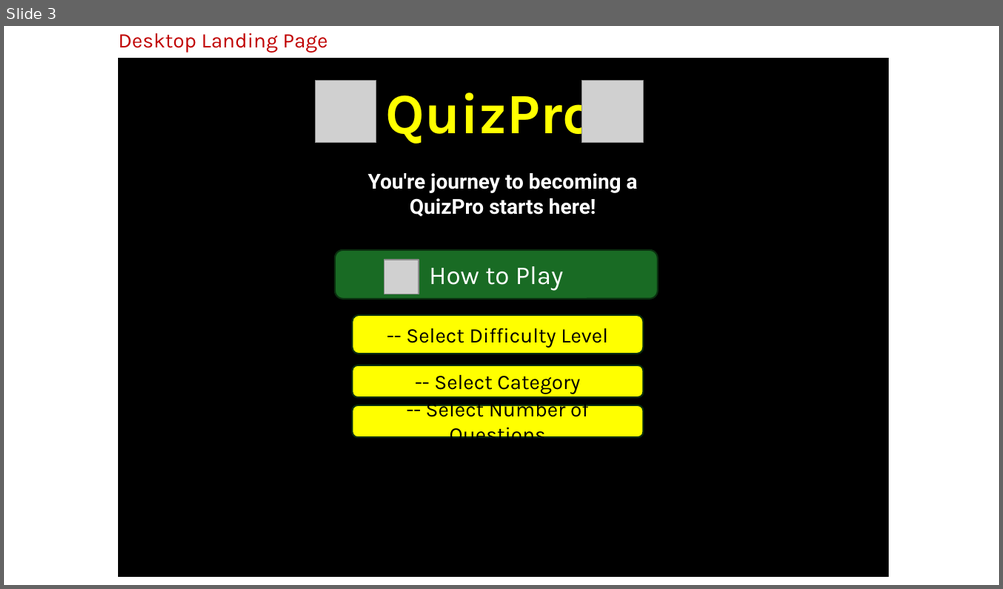
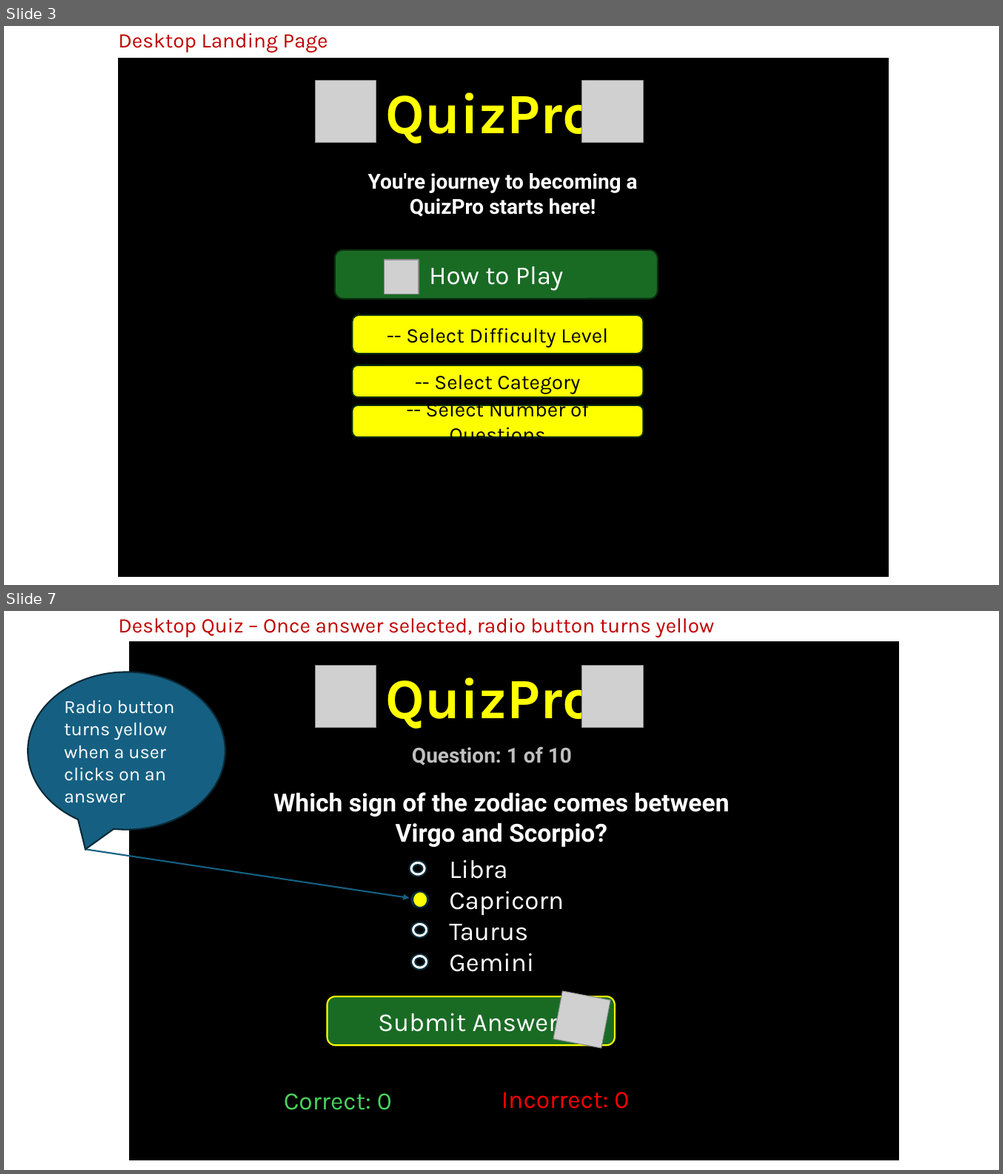
Before and after one commit to ProfessorJames/quizpro, a slide deck: assets/wireframes/PP2 - Wireframes.pptx. Shown one above the other, each under a label of ours: slide 3 before the commit, slides 3 and 7 after it; the slides between them are not shown. The pictures are 1003x589 and 1003x1174 pixels, drawn with LibreOffice and Linux fonts; fonts in the diff are those of the drawing; grey boxes stand for pictures. Boxes give left, top, right and bottom in pixels: in the first picture for what was removed or moved away, otherwise in the second. Text is boxed around its words. In the diff, an @@ line names an element or a change of style, - is before the commit and + after.

```diff
--- a/assets/wireframes/PP2 - Wireframes.pptx
+++ b/assets/wireframes/PP2 - Wireframes.pptx
@@ slide 7 added at bbox=[4, 611, 999, 1170], background #FFFFFF @@
@@ text added at bbox=[118, 618, 714, 638], 20 pt, text #C00000 @@
+Desktop Quiz – Once answer selected, radio button turns yellow
@@ rectangle added at bbox=[130, 642, 899, 1160], fill #000000, outline #000000 1.5 pt @@
@@ speech bubble added at bbox=[28, 672, 225, 829], fill #156082, outline #092A39 1.5 pt, 18 pt, text #FFFFFF @@
+Radio button turns yellow when a user clicks on an answer
@@ picture added at bbox=[315, 666, 376, 727] @@
@@ text added at bbox=[385, 668, 595, 729], 55 pt, text #FFFF00, bold @@
+QuizPro
@@ picture added at bbox=[581, 666, 643, 727] @@
@@ text added at bbox=[412, 746, 572, 766], 20 pt, text #BFBFBF, bold @@
+Question: 1 of 10
@@ text added at bbox=[273, 792, 728, 847], 24 pt, text #FFFFFF, bold @@
+Which sign of the zodiac comes between Virgo and Scorpio?
@@ arrow added from (85, 850) to (409, 898), #156082 1.5 pt @@
@@ donut added at bbox=[409, 861, 427, 877], fill #FFFFFF, outline #092A39 1.5 pt @@
@@ text added at bbox=[449, 860, 563, 972], 25 pt, text #FFFFFF @@
+Libra
+Capricorn
+Taurus
+Gemini
@@ donut added at bbox=[412, 892, 429, 908], fill #FFFFFF, outline #092A39 1.5 pt @@
@@ ellipse added at bbox=[413, 891, 428, 907], fill #FFFF00, outline #092A39 1.5 pt @@
@@ donut added at bbox=[412, 922, 429, 938], fill #FFFFFF, outline #092A39 1.5 pt @@
@@ donut added at bbox=[412, 954, 429, 970], fill #FFFFFF, outline #092A39 1.5 pt @@
@@ rounded rectangle added at bbox=[327, 997, 614, 1045], fill #196B24, outline #FFFF00 1.5 pt, 25 pt, text #FFFFFF @@
+Submit Answer
@@ picture added at bbox=[554, 991, 610, 1048] @@
@@ text added at bbox=[284, 1093, 392, 1111], 24 pt, text #47D45A @@
+Correct: 0
@@ text added at bbox=[501, 1092, 629, 1109], 24 pt, text #FF0000 @@
+Incorrect: 0
```
Also in this commit, not shown: 2 slides changed, 9 other slides added, 1 other file.
